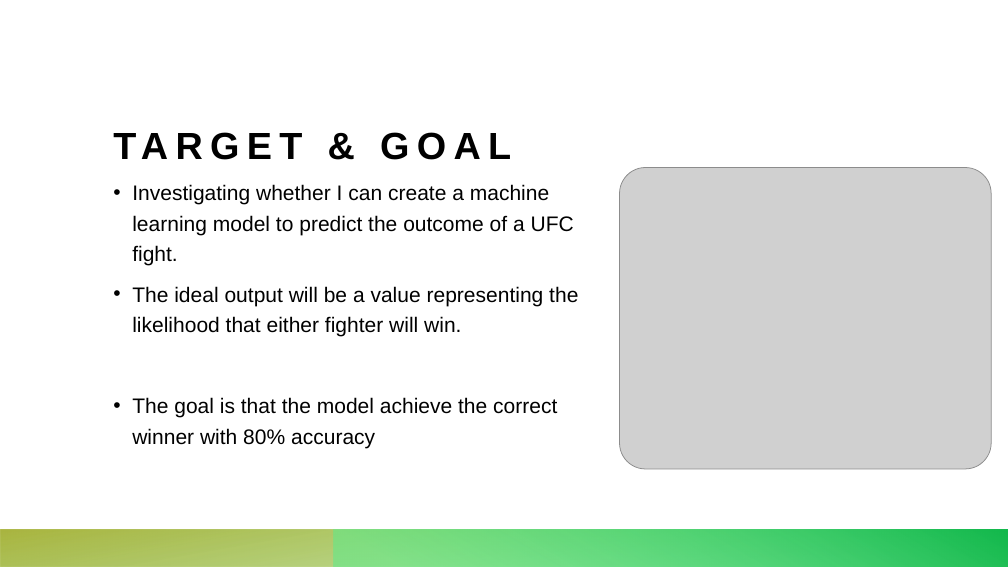
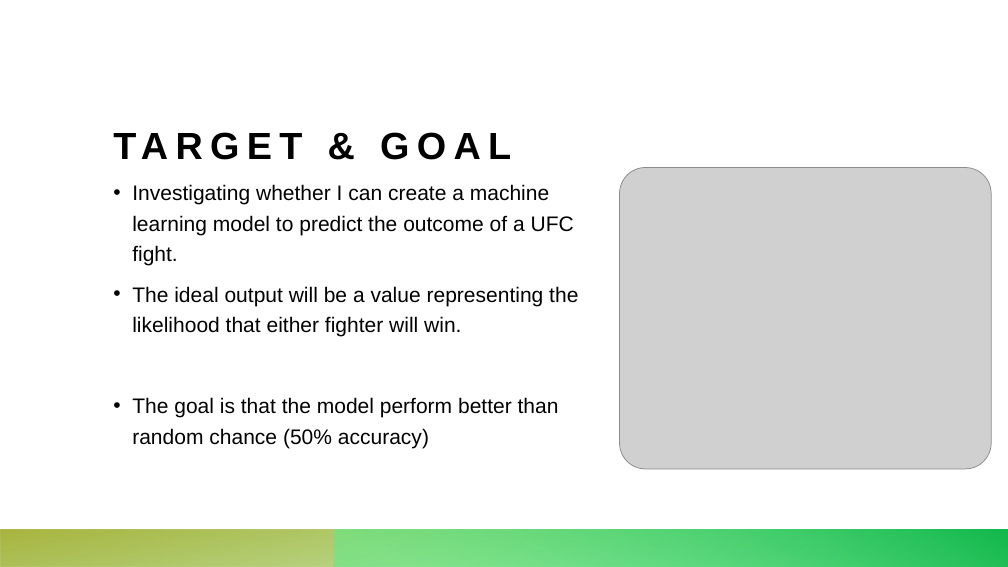
Before and after one commit to dfuller22/UFC_Fight_Predictor, a slide deck: slide 2 of Mod3.2_Proj_Exec.pptx. Drawn at 1008x567 pixels with LibreOffice and Linux fonts; fonts in the diff are those of the drawing; grey boxes stand for pictures. Boxes give left, top, right and bottom in pixels: in the first picture for what was removed or moved away, otherwise in the second. Text is boxed around its words. In the diff, an @@ line names an element or a change of style, - is before the commit and + after.

```diff
--- a/Mod3.2_Proj_Exec.pptx
+++ b/Mod3.2_Proj_Exec.pptx
@@ text at [132, 397, 559, 448]: text changed @@
-• The goal is that the model achieve the correct winner with 80% accuracy
+• The goal is that the model perform better than random chance (50% accuracy)
```
Also in this commit, not shown: 5 other slides changed, 1 slide added, 2 other files.
